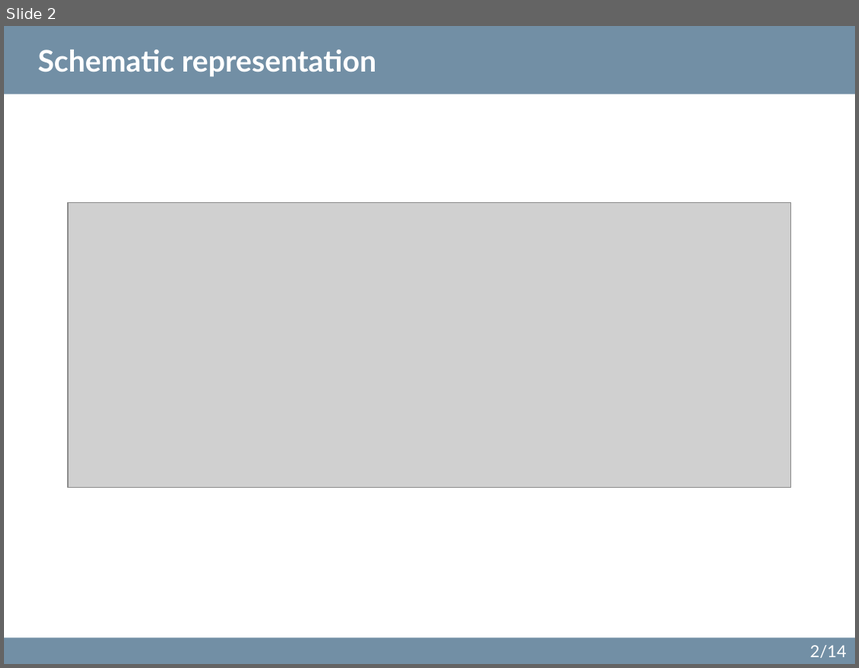
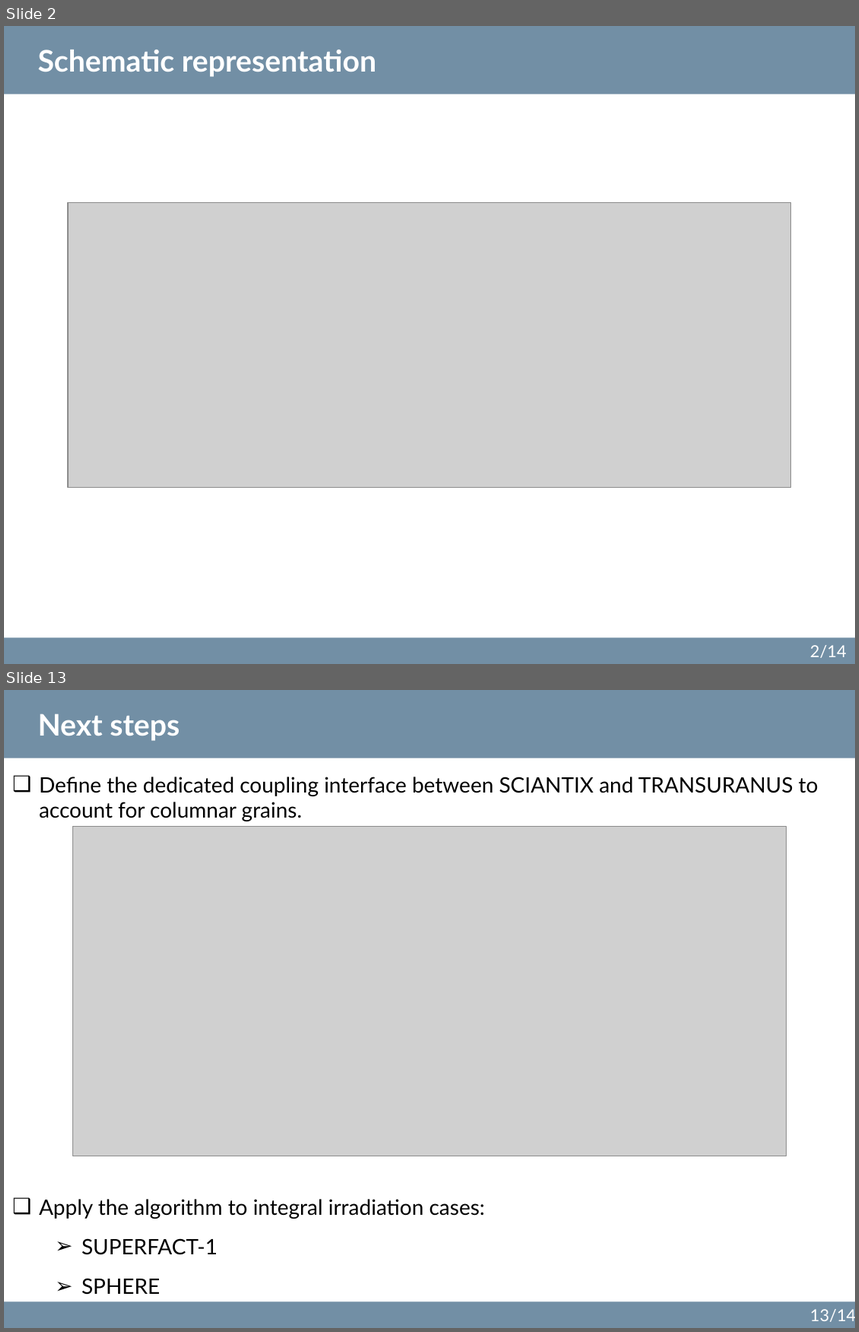
Before and after one commit to sciantix/sciantix-official, a slide deck: ROM updates 18 October 2024.pptx. Shown one above the other, each under a label of ours: slide 2 before the commit, slides 2 and 13 after it; the slides between them are not shown. The pictures are 859x668 and 859x1332 pixels, drawn with LibreOffice and Linux fonts; fonts in the diff are those of the drawing; grey boxes stand for pictures. Boxes give left, top, right and bottom in pixels: in the first picture for what was removed or moved away, otherwise in the second. Text is boxed around its words. In the diff, an @@ line names an element or a change of style, - is before the commit and + after.

```diff
--- a/ROM updates 18 October 2024.pptx
+++ b/ROM updates 18 October 2024.pptx
@@ slide 13 added at <box>4,690,855,1328</box>, background #FFFFFF; not listed: 3 template elements that a slide beside it also shows @@
@@ title added at <box>38,714,180,741</box>, 25.2 pt, text #FFFFFF, bold @@
+Next steps
@@ text added at <box>39,777,819,1295</box>, 18 pt, text #000000 @@
+❑ Define the dedicated coupling interface between SCIANTIX and TRANSURANUS to account for columnar grains.
+❑ Apply the algorithm to integral irradiation cases:
+  ➢ SUPERFACT-1
+  ➢ SPHERE
@@ picture added at <box>73,826,786,1157</box> @@
```
Also in this commit, not shown: 8 slides changed, 3 other slides added, 3 slides removed, 8 other files.
